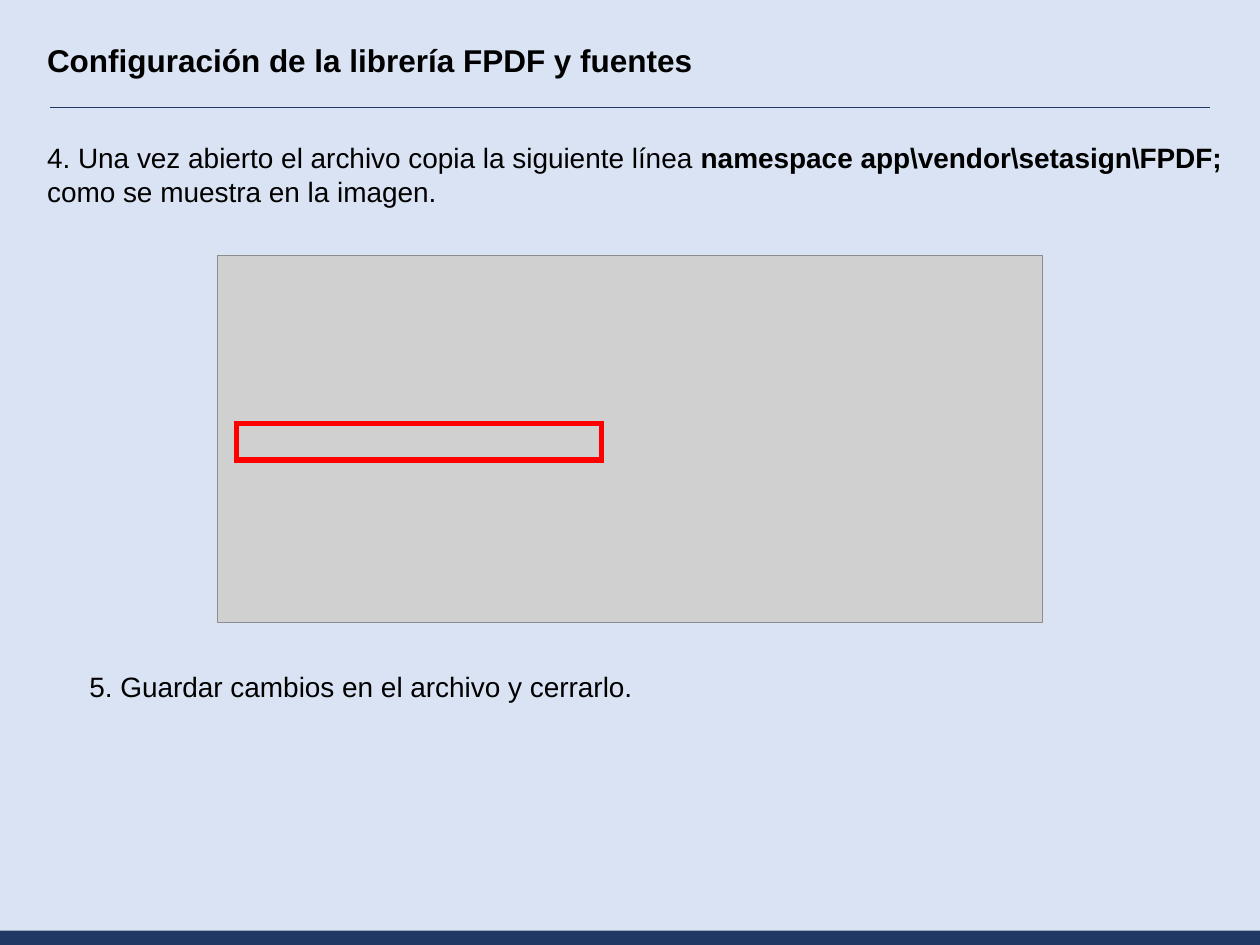
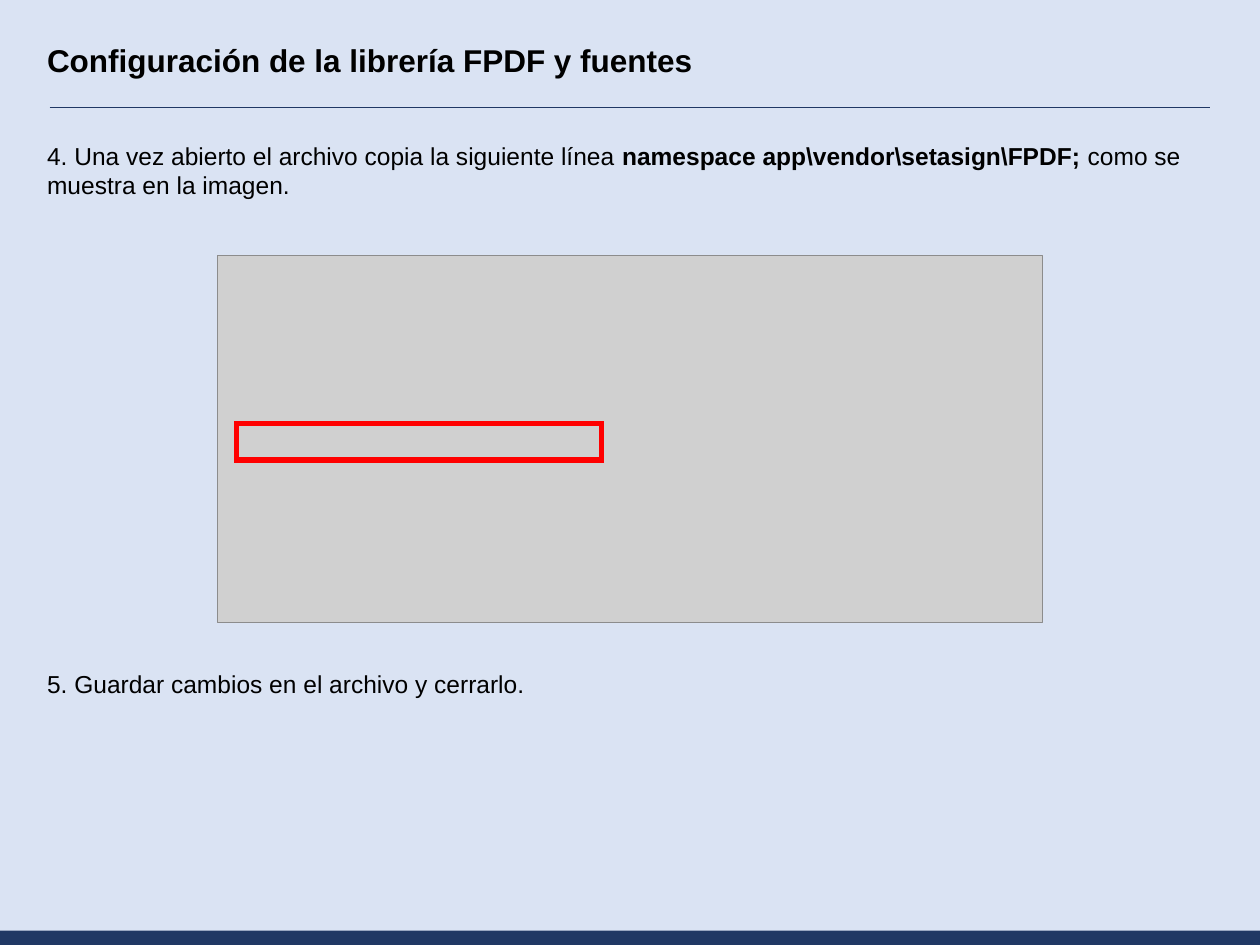
Before and after one commit to jcgalvezocampo1985/ith, a slide deck: slide 15 of web/Configuracion.pptx. Drawn at 1260x945 pixels with LibreOffice and Linux fonts; fonts in the diff are those of the drawing; grey boxes stand for pictures. Boxes give left, top, right and bottom in pixels: in the first picture for what was removed or moved away, otherwise in the second. Text is boxed around its words. In the diff, an @@ line names an element or a change of style, - is before the commit and + after.

```diff
--- a/web/Configuracion.pptx
+++ b/web/Configuracion.pptx
@@ text "4. Una vez abierto el ..." at bbox=[47, 147, 1180, 199]: size 16 to 14 pt @@
@@ text "5. Guardar cambios en el ..." at bbox=[47, 675, 524, 698]: size 16 to 14 pt @@
@@ text "5. Guardar cambios en el ...": place and size @@
-text "5. Guardar cambios en el ..." at bbox=[89, 676, 632, 702]
+text "5. Guardar cambios en el ..." at bbox=[47, 675, 524, 698]
```
Also in this commit, not shown: 11 other slides changed, 2 other files.
